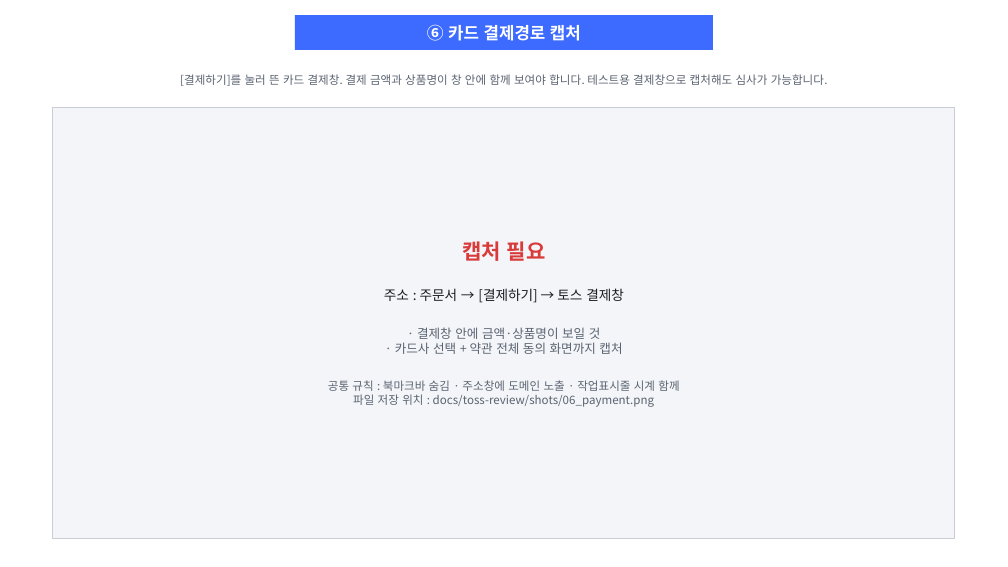
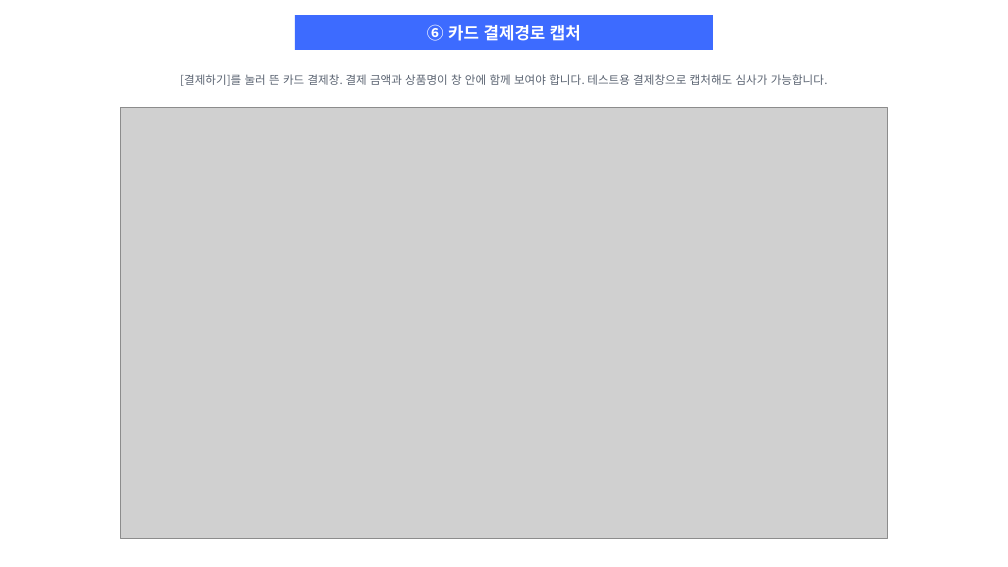
Before and after one commit to byron-glocare/byron-glocare-repo, a slide deck: slide 8 of docs/toss-review/결제경로_글로케어.pptx. Drawn at 1008x567 pixels with LibreOffice and Linux fonts; fonts in the diff are those of the drawing; grey boxes stand for pictures. Boxes give left, top, right and bottom in pixels: in the first picture for what was removed or moved away, otherwise in the second. Text is boxed around its words. In the diff, an @@ line names an element or a change of style, - is before the commit and + after.

Commit message:
docs(toss): 결제경로 캡처 7장 완료 — CDP 로 직접 몰아서 촬영
가이드 만들 때 쓰던 방식(전용 프로필 크롬 + 원격 디버깅)으로 돌아갔다.
puppeteer-core 를 설치할 수 없어 Node 24 내장 WebSocket 으로 CDP 를 직접 붙였다.

전용 프로필이라 북마크바·개인 탭·확장이 없고, 확장이 아니라 CDP 라
"'Claude'에서 디버깅을 시작함" 배너도 안 뜬다. 카드사에 낼 자료에 그런 게
찍히면 안 된다.

캡처 방식에서 걸린 것들:
- PrintWindow(창만 촬영)는 GPU 합성 화면을 못 받아 페이지가 빈칸으로 나오고,
  작업표시줄 시계도 안 들어간다. 시계는 필수(가이드 4쪽 3항)라 전체화면이어야 한다.
- 전체화면은 대상 창이 앞에 있어야 하는데 SetForegroundWindow 는 백그라운드에서
  막힌다. SetWindowPos(HWND_TOPMOST) 로 포커스를 뺏지 않고 창만 올려 해결했다.
- 크롬이 가려진 창의 렌더링을 멈춰서 첫 캡처가 회색이었다.
  --disable-features=CalculateNativeWinOcclusion 로 껐다.
- PowerShell 5.1 이 UTF-8 스크립트를 ANSI 로 읽어 한글이 깨지며 파서가 죽었다. BOM 추가.

⑥ 카드 결제창은 위젯이 계좌이체를 기본 선택해서 그대로 열면 퀵계좌이체가 나온다.
신용·체크카드 → 카드사(국민) → 할부(일시불)까지 골라야 카드 결제창이 뜬다.
셋 다 iframe 안이라 Input.dispatchMouseEvent 로 좌표 클릭했다. 산업은행은
ISP/페이북 팝업으로 빠져 팝업차단에 막히므로 국민카드로 잡았다.

capture.js: pre(②③④) / post(⑤⑥) 로 나눠 실행. 로그인은 사람이 한다.

```diff
--- a/docs/toss-review/결제경로_글로케어.pptx
+++ b/docs/toss-review/결제경로_글로케어.pptx
@@ rectangle removed at (53,107,955,538) @@
-캡처 필요
-주소 : 주문서 → [결제하기] → 토스 결제창
-· 결제창 안에 금액·상품명이 보일 것
-· 카드사 선택 + 약관 전체 동의 화면까지 캡처
-공통 규칙 : 북마크바 숨김 · 주소창에 도메인 노출 · 작업표시줄 시계 함께
-파일 저장 위치 : docs/toss-review/shots/06_payment.png
@@ picture added at (121,107,887,538) @@
```
Also in this commit, not shown: 6 other slides changed, 6 other files.
